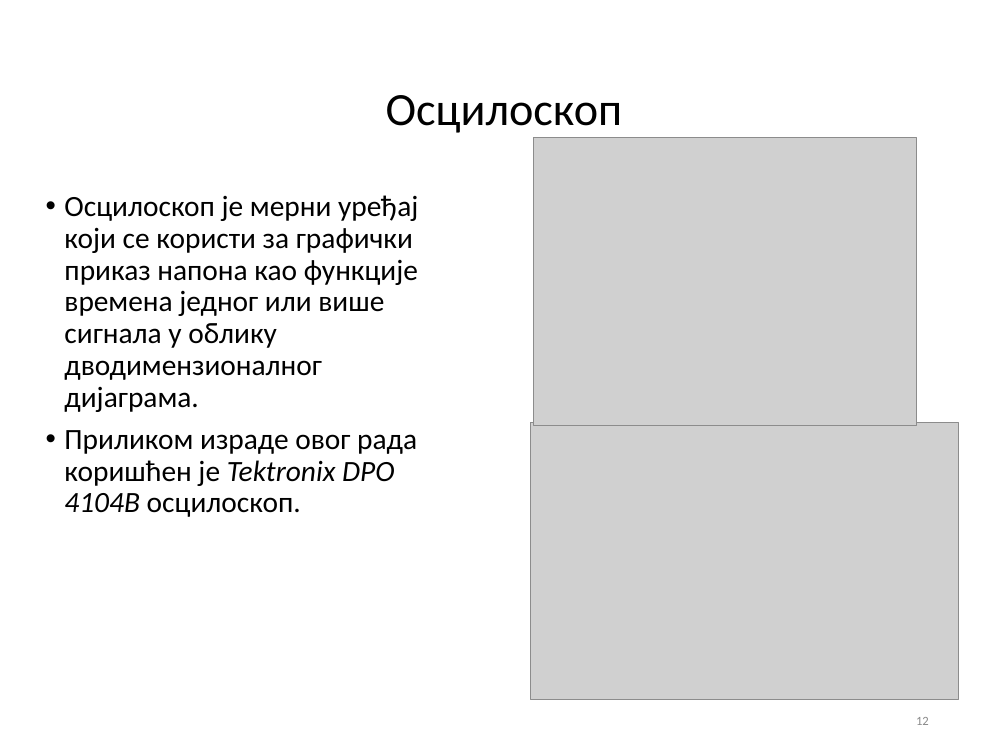
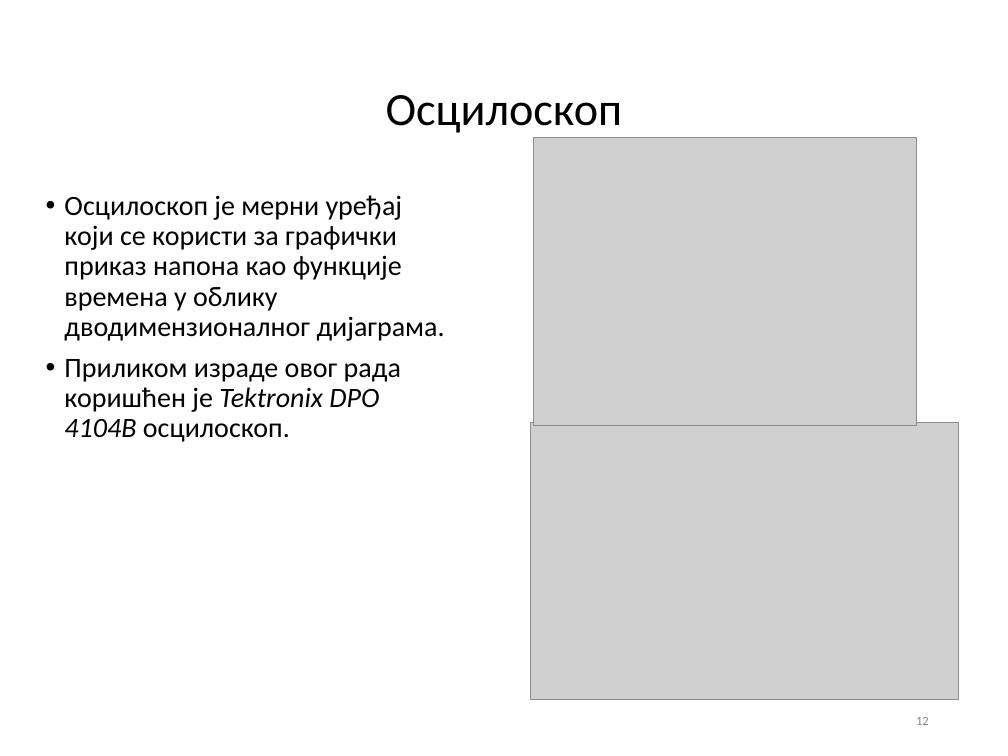
Before and after one commit to fjasic/bsc, a slide deck: slide 12 of documentation/Filip_Jasic_RA46-2014-prezentacija.ppt. Drawn at 1008x756 pixels with LibreOffice and Linux fonts; fonts in the diff are those of the drawing; grey boxes stand for pictures; background and template pictures are left out. Boxes give left, top, right and bottom in pixels: in the first picture for what was removed or moved away, otherwise in the second. Text is boxed around its words. In the diff, an @@ line names an element or a change of style, - is before the commit and + after.

```diff
--- a/documentation/Filip_Jasic_RA46-2014-prezentacija.ppt
+++ b/documentation/Filip_Jasic_RA46-2014-prezentacija.ppt
@@ text at [64,195,445,341]: text changed; size 21 to 20 pt @@
-• Осцилоскоп је мерни уређај који се користи за графички приказ напона као функције времена једног или више сигнала у облику дводимензионалног дијаграма.
+• Осцилоскоп је мерни уређај који се користи за графички приказ напона као функције времена у облику дводимензионалног дијаграма.
@@ text at [64,359,401,442]: size 21 to 20 pt in "Приликом израде овог рада коришћен је Tektronix ..." @@
```
Also in this commit, not shown: 3 other slides changed.
